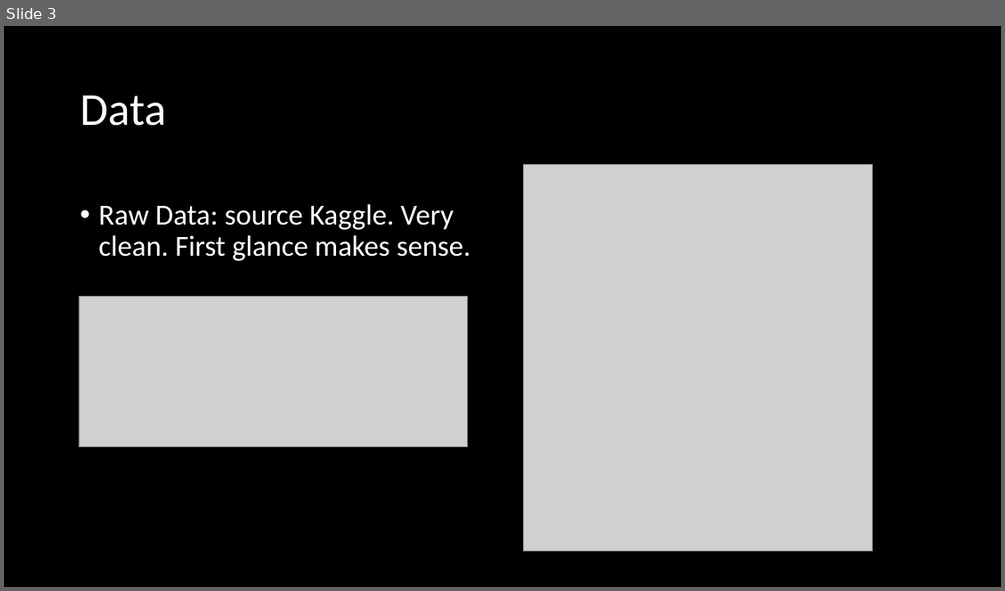
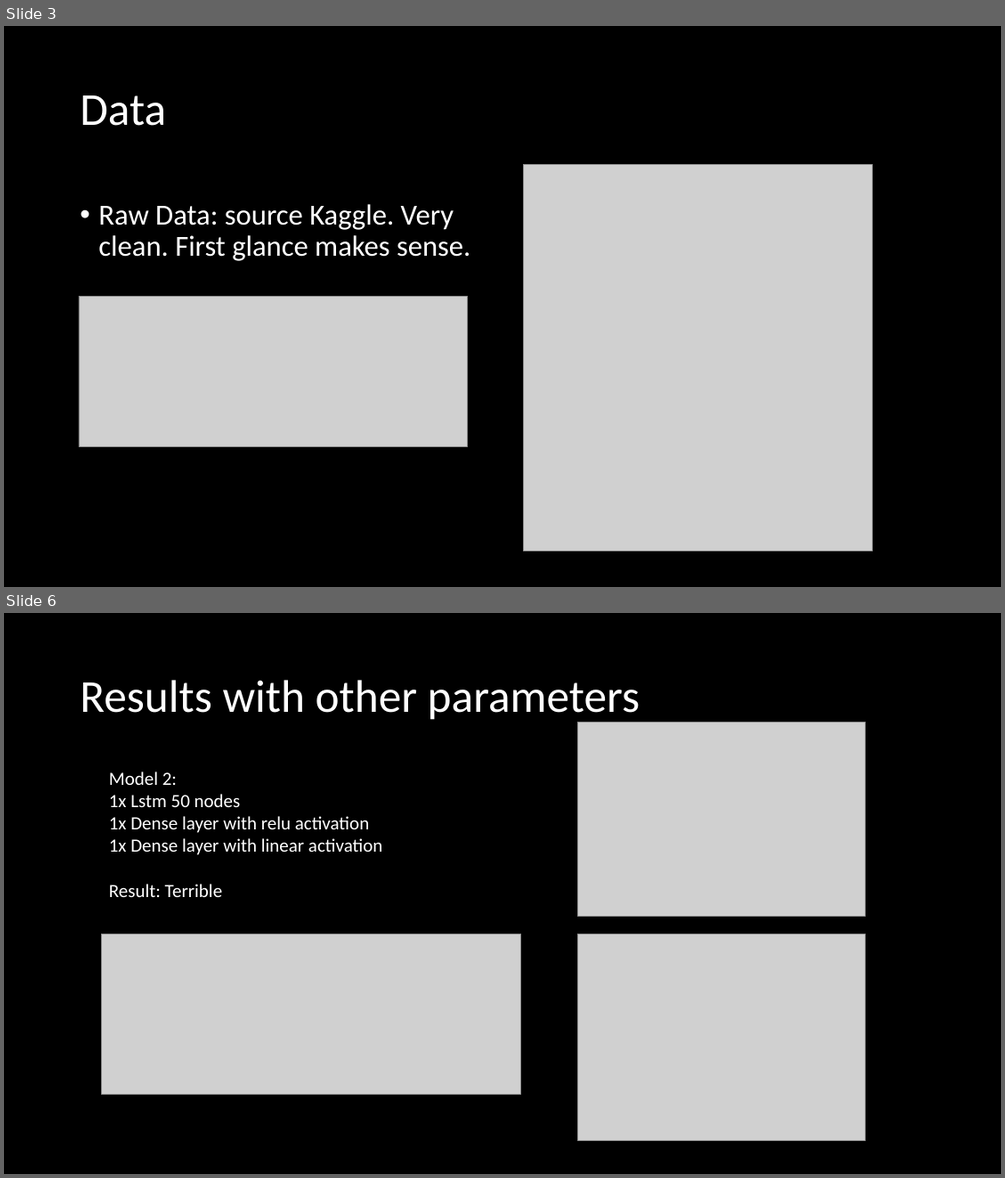
Before and after one commit to alexxlu/Project4, a slide deck: Stock Price prediction.pptx. Shown one above the other, each under a label of ours: slide 3 before the commit, slides 3 and 6 after it; the slides between them are not shown. The pictures are 1005x591 and 1005x1178 pixels, drawn with LibreOffice and Linux fonts; fonts in the diff are those of the drawing; grey boxes stand for pictures. Boxes give left, top, right and bottom in pixels: in the first picture for what was removed or moved away, otherwise in the second. Text is boxed around its words. In the diff, an @@ line names an element or a change of style, - is before the commit and + after.

```diff
--- a/Stock Price prediction.pptx
+++ b/Stock Price prediction.pptx
@@ slide 6 added at <box>4,613,1001,1174</box>, background #000000 @@
@@ title added at <box>80,680,640,722</box>, 44 pt, text #FFFFFF @@
+Results with other parameters
@@ picture added at <box>577,722,866,916</box> @@
@@ text added at <box>109,771,382,897</box>, 18 pt, text #FFFFFF @@
+Model 2:
+1x Lstm 50 nodes
+1x Dense layer with relu activation
+1x Dense layer with linear activation
+Result: Terrible
@@ picture added at <box>102,933,521,1094</box> @@
@@ picture added at <box>577,933,866,1140</box> @@
```
Also in this commit, not shown: 3 slides changed, 3 other slides added, 6 other files.
